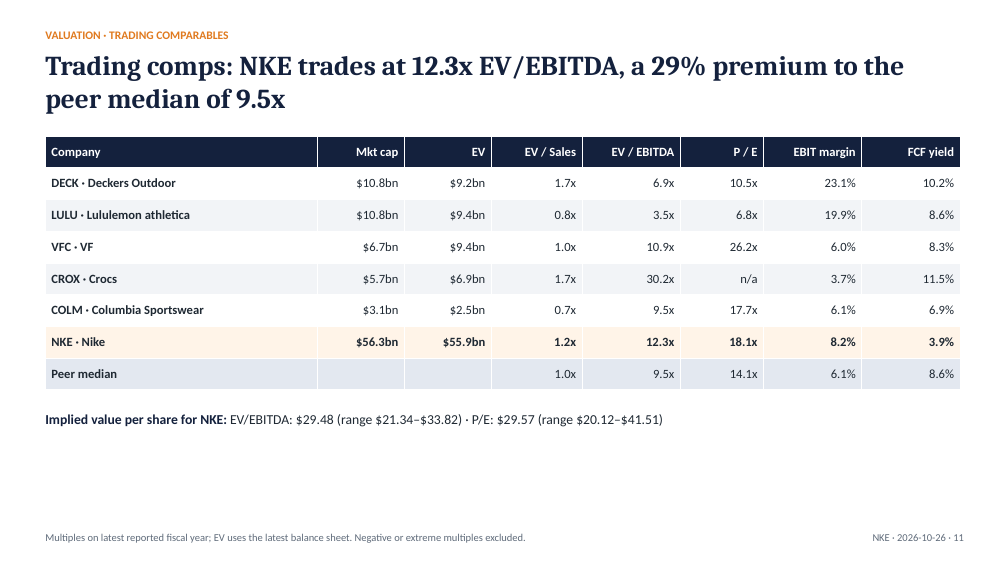
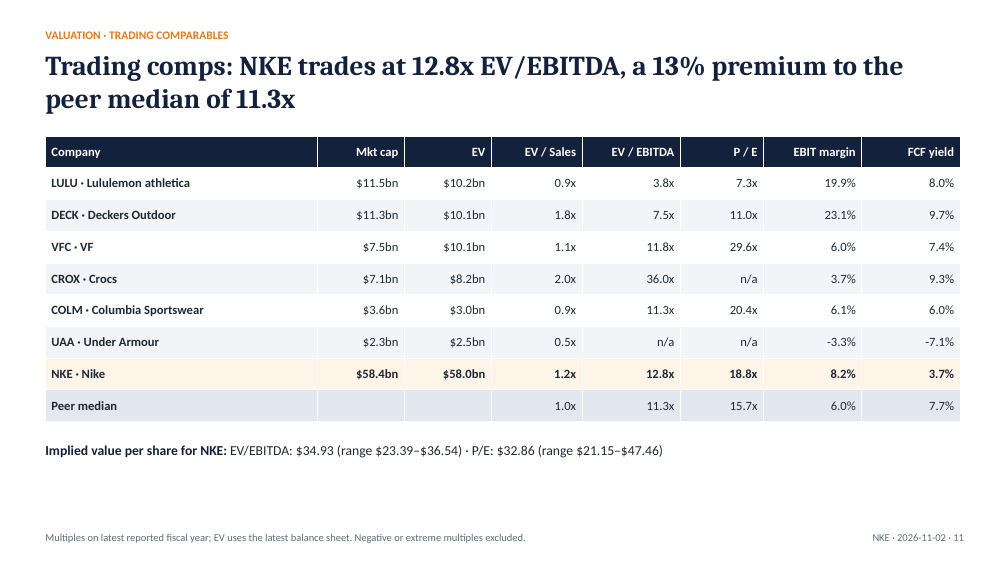
Before and after one commit to Abhishek10-r/ticker-to-thesis, a slide deck: slide 11 of examples/nike/latest/NKE_pitch_deck.pptx. Drawn at 1008x567 pixels with LibreOffice and Linux fonts; fonts in the diff are those of the drawing. Boxes give left, top, right and bottom in pixels: in the first picture for what was removed or moved away, otherwise in the second. Text is boxed around its words. In the diff, an @@ line names an element or a change of style, - is before the commit and + after.

```diff
--- a/examples/nike/latest/NKE_pitch_deck.pptx
+++ b/examples/nike/latest/NKE_pitch_deck.pptx
@@ text at <box>45,56,903,114</box>: text changed @@
-Trading comps: NKE trades at 12.3x EV/EBITDA, a 29% premium to the peer median of 9.5x
+Trading comps: NKE trades at 12.8x EV/EBITDA, a 13% premium to the peer median of 11.3x
@@ table at <box>45,136,960,422</box> @@
-row 2: DECK · Deckers Outdoor | $10.8bn | $9.2bn | 1.7x | 6.9x | 10.5x | 23.1% | 10.2%
-row 3: LULU · Lululemon athletica | $10.8bn | $9.4bn | 0.8x | 3.5x | 6.8x | 19.9% | 8.6%
-row 4: VFC · VF | $6.7bn | $9.4bn | 1.0x | 10.9x | 26.2x | 6.0% | 8.3%
-row 5: CROX · Crocs | $5.7bn | $6.9bn | 1.7x | 30.2x | n/a | 3.7% | 11.5%
-row 6: COLM · Columbia Sportswear | $3.1bn | $2.5bn | 0.7x | 9.5x | 17.7x | 6.1% | 6.9%
-row 7: NKE · Nike | $56.3bn | $55.9bn | 1.2x | 12.3x | 18.1x | 8.2% | 3.9%
-row 8: Peer median |  |  | 1.0x | 9.5x | 14.1x | 6.1% | 8.6%
+row 2: LULU · Lululemon athletica | $11.5bn | $10.2bn | 0.9x | 3.8x | 7.3x | 19.9% | 8.0%
+row 3: DECK · Deckers Outdoor | $11.3bn | $10.1bn | 1.8x | 7.5x | 11.0x | 23.1% | 9.7%
+row 4: VFC · VF | $7.5bn | $10.1bn | 1.1x | 11.8x | 29.6x | 6.0% | 7.4%
+row 5: CROX · Crocs | $7.1bn | $8.2bn | 2.0x | 36.0x | n/a | 3.7% | 9.3%
+row 6: COLM · Columbia Sportswear | $3.6bn | $3.0bn | 0.9x | 11.3x | 20.4x | 6.1% | 6.0%
+row 7: UAA · Under Armour | $2.3bn | $2.5bn | 0.5x | n/a | n/a | -3.3% | -7.1%
+row 8: NKE · Nike | $58.4bn | $58.0bn | 1.2x | 12.8x | 18.8x | 8.2% | 3.7%
+row 9: Peer median |  |  | 1.0x | 11.3x | 15.7x | 6.0% | 7.7%
@@ text at <box>45,445,663,458</box>: text changed @@
-Implied value per share for NKE: EV/EBITDA: $29.48 (range $21.34–$33.82) · P/E: $29.57 (range $20.12–$41.51)
+Implied value per share for NKE: EV/EBITDA: $34.93 (range $23.39–$36.54) · P/E: $32.86 (range $21.15–$47.46)
@@ text at <box>873,534,964,541</box>: text changed @@
-NKE · 2026-10-26 · 11
+NKE · 2026-11-02 · 11
```
Also in this commit, not shown: 14 other slides changed, 4 other files.
